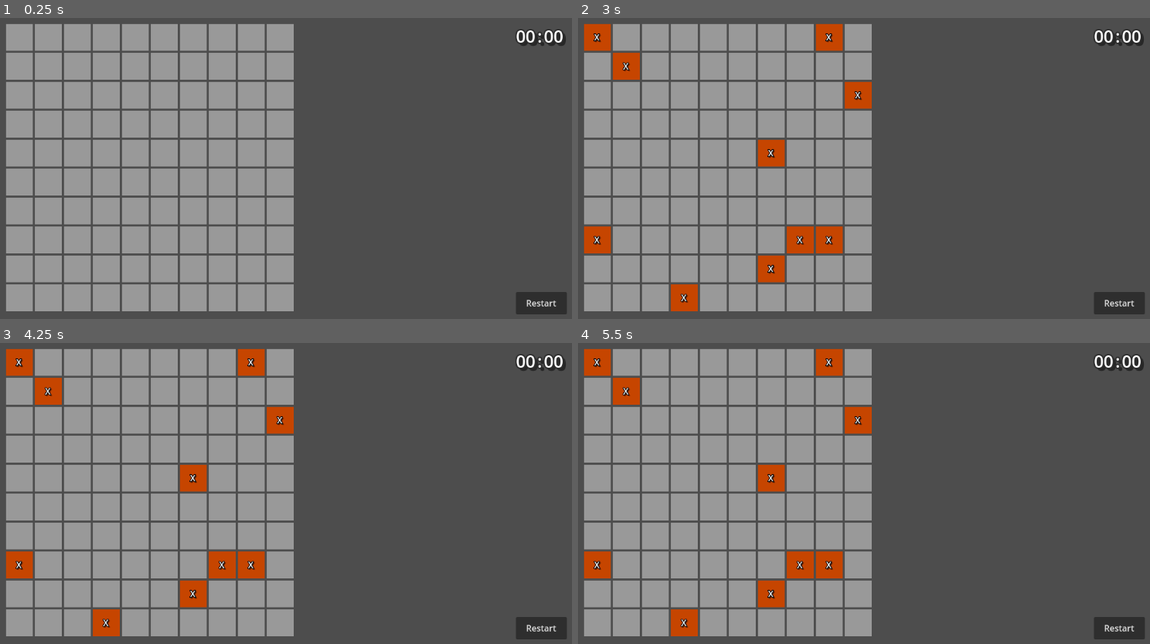
Above: before the commit, frames 1-4 (two rows, left to right).
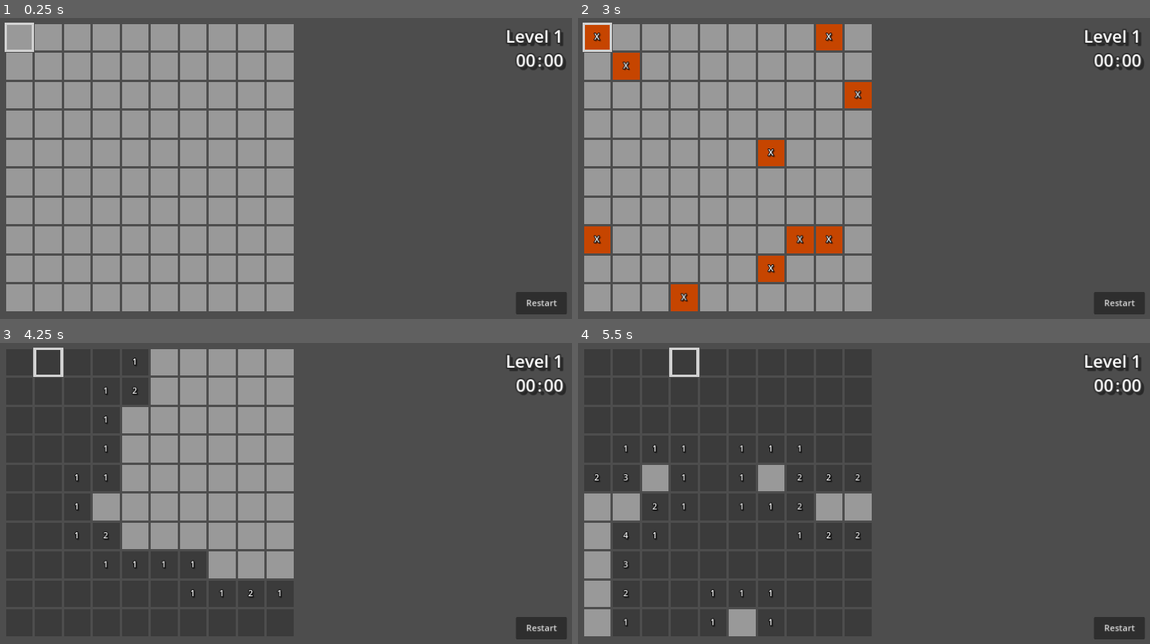
Above: after the commit, the same moments.

Repository: ClovCG/mine-project
Game: Godot game, scene res://Scenes/game.tscn
Two runs of this game, one before a commit and one after it. Both use one fixed random seed, a clock stepped at 60 frames per second and the inputs below.
Inputs (mouse positions are in pixels of both pictures, inside the frame that each line leads up to):
- Up to frame 1 (0.25 s): no input
- Up to frame 2 (3 s): click "Restart" at 0.5 s; click "Restart" at 1.25 s; click "Restart" at 2 s; tap Enter (accept, bound only after the commit) at 2.75, 2.85 s; move the mouse to (595, 36) at 2.77 s; click (595, 36) at 2.92 s
- Up to frame 3 (4.25 s): tap F (set_flag, bound only after the commit) at 3.05, 3.6 s; tap Escape (start, bound only after the commit) at 3.5 s; move the mouse to (45, 361) at 3.52 s; click (45, 361) at 3.67 s; tap Enter (accept, bound only after the commit) at 3.8 s
- Up to frame 4 (5.5 s): tap Enter (accept, bound only after the commit) at 4.25, 4.35, 5.3 s; move the mouse to (658, 361) at 4.27 s; click (658, 361) at 4.42 s; tap F (set_flag, bound only after the commit) at 4.55, 5.1 s; tap Escape (start, bound only after the commit) at 5 s; move the mouse to (686, 361) at 5.02 s; click (686, 361) at 5.17 s

The runs differ from the first frame. In frame 1, 2.0% of the frame differs, in the area x 0-99%, y 1-98%; in frame 2, 2.3%; in frame 3, 27%; in frame 4, 39%, in the area x 1-99%, y 1-98%.

Commit message:
Added keyboard and gamepad support. Added ui scripts

Diff:
--- a/Scenes/PackedScenes/tile.tscn
+++ b/Scenes/PackedScenes/tile.tscn
@@ -11,6 +11,7 @@
 
 [node name="ColorRect" type="ColorRect"]
 custom_minimum_size = Vector2(50, 50)
+focus_mode = 2
 color = Color(0.6, 0.6, 0.6, 1)
 script = ExtResource("1_a8shm")
 
@@ -22,4 +23,16 @@
 horizontal_alignment = 1
 vertical_alignment = 1
 
+[node name="ReferenceRect" type="ReferenceRect" parent="."]
+visible = false
+layout_mode = 0
+offset_right = 50.0
+offset_bottom = 50.0
+mouse_filter = 2
+border_color = Color(0.821789, 0.821789, 0.821789, 1)
+border_width = 5.0
+editor_only = false
+
 [connection signal="gui_input" from="." to="." method="_on_tile_pressed"]
+[connection signal="mouse_entered" from="." to="." method="_on_mouse_entered"]
+[connection signal="mouse_exited" from="." to="." method="_on_mouse_exited"]
--- a/Scenes/game.tscn
+++ b/Scenes/game.tscn
@@ -1,10 +1,12 @@
-[gd_scene load_steps=6 format=3 uid="uid://kty4r1vss8ip"]
+[gd_scene load_steps=8 format=3 uid="uid://kty4r1vss8ip"]
 
 [ext_resource type="Script" path="res://Scripts/Game/game.gd" id="1_it8sk"]
 [ext_resource type="Script" path="res://Scripts/Game/mine_grid.gd" id="2_kcg7k"]
 [ext_resource type="Script" path="res://Scripts/Timer/timer.gd" id="3_7rdib"]
+[ext_resource type="Script" path="res://Scripts/Level/restart_button.gd" id="3_lhsww"]
 [ext_resource type="LabelSettings" uid="uid://dc77krh0acv41" path="res://Resources/UI/timer_label_settings.tres" id="4_5f4hn"]
 [ext_resource type="Script" path="res://Scripts/Timer/timer_ui.gd" id="4_x2sf4"]
+[ext_resource type="Script" path="res://Scripts/Level/level_ui.gd" id="6_aum0h"]
 
 [node name="Game" type="Node2D"]
 script = ExtResource("1_it8sk")
@@ -12,8 +14,10 @@
 [node name="GridContainer" type="GridContainer" parent="."]
 offset_left = 50.0
 offset_top = 50.0
-offset_right = 50.0
-offset_bottom = 50.0
+offset_right = 550.0
+offset_bottom = 550.0
+focus_neighbor_right = NodePath("../Button")
+focus_mode = 2
 columns = 10
 script = ExtResource("2_kcg7k")
 rows = 10
@@ -24,6 +28,7 @@
 offset_right = 1095.0
 offset_bottom = 592.0
 text = "Restart"
+script = ExtResource("3_lhsww")
 
 [node name="IngameTimer" type="Node" parent="."]
 script = ExtResource("3_7rdib")
@@ -32,9 +37,9 @@
 layout_mode = 3
 anchors_preset = 0
 offset_left = 1000.0
-offset_top = 50.0
+offset_top = 95.0
 offset_right = 1100.0
-offset_bottom = 100.0
+offset_bottom = 145.0
 script = ExtResource("4_x2sf4")
 
 [node name="Minutes" type="Label" parent="TimerUI"]
@@ -60,4 +65,14 @@
 text = "00"
 label_settings = ExtResource("4_5f4hn")
 
-[connection signal="pressed" from="Button" to="." method="restart"]
+[node name="Level" type="Label" parent="."]
+offset_left = 935.0
+offset_top = 50.0
+offset_right = 1088.0
+offset_bottom = 95.0
+text = "Level 1"
+label_settings = ExtResource("4_5f4hn")
+horizontal_alignment = 2
+script = ExtResource("6_aum0h")
+
+[connection signal="gui_input" from="Button" to="Button" method="_on_button_pressed"]
--- a/Scripts/Game/game.gd
+++ b/Scripts/Game/game.gd
@@ -7,10 +7,13 @@
 	LOST
 }
 
-@export var flags: int = 10
+@export_range(0, 99) var flags: int = 10
+
+var level: int = 0
 var game_state: GAME_STATE = GAME_STATE.LOADING
 var flags_used: int = 0
 
+# TODO: Add a pause menu -> Continue - Restart - Quit
 
 # Restarts the game/scene
 func restart() -> void:
--- a/Scripts/Game/mine_grid.gd
+++ b/Scripts/Game/mine_grid.gd
@@ -1,17 +1,16 @@
 class_name MineGrid extends GridContainer
 
-@onready var timer: IngameTimer = $"../IngameTimer"
+const tile_scene: PackedScene = preload("res://Scenes/PackedScenes/tile.tscn")
 
 @export var mines: int = 10
 @export var rows: int = 1
 
 var tiles_left: int
 var mine_position: Array[int] = []
-var empty_checked_position: Array[int] = []
 var tiles: Array[Array] = []
 var tiles_dict: Dictionary = {} # "mine_position": MineTile
 
-const tile_scene: PackedScene = preload("res://Scenes/PackedScenes/tile.tscn")
+@onready var timer: IngameTimer = $"../IngameTimer"
 
 # Called when the node enters the scene tree for the first time.
 func _ready() -> void:
@@ -22,12 +21,20 @@
 	tiles_left = rows * self.columns
 
 	# Once everything is reset, set up the new grid
+	mines += Game.level
+	Game.flags = mines
 	set_up()
+
 
 # Called every frame. 'delta' is the elapsed time since the previous frame.
 func _process(_delta: float) -> void:
 	pass
 
+
+func _unhandled_input(event: InputEvent) -> void:
+	if event is InputEventJoypadButton or event is InputEventKey:
+		if InputMap.event_is_action(event, "start"):
+			Game.restart()
 
 func set_up() -> void:
 	# Start preparing the field
@@ -40,6 +47,8 @@
 			tile.pos = tile_pos
 			tiles[row].append(0)
 			tiles_dict[str(tile_pos)] = tile
+
+	tiles_dict["0"].grab_focus()
 
 	# Start setting up the mines
 	for i in self.mines:
--- a/Scripts/Game/mine_tile.gd
+++ b/Scripts/Game/mine_tile.gd
@@ -1,40 +1,46 @@
 class_name MineTile extends ColorRect
 
-@onready var label: Label = $Label
 var grid: MineGrid
-
 var pos: int = 0
 var num: String = ""
 var flagged: bool = false
 var checked: bool = false
 
+@onready var label: Label = $Label
+@onready var outline: ReferenceRect = $ReferenceRect
+
 # Called when the node enters the scene tree for the first time.
 func _ready() -> void:
 	grid = get_parent_control()
 
-
 # Called every frame. 'delta' is the elapsed time since the previous frame.
 func _process(_delta: float) -> void:
-	pass
+	outline.visible = self.has_focus()
 
-# TODO: Modify inputs to allow gamepads as well
+
+func _on_mouse_entered() -> void:
+	outline.visible = true
+	self.grab_focus()
+
+func _on_mouse_exited() -> void:
+	outline.visible = false
+
+
 func _on_tile_pressed(event: InputEvent) -> void:
-	if Game.game_state == Game.GAME_STATE.IN_PROGRESS and event is InputEventMouseButton and event.is_pressed() and not checked:
-		match event.button_index:
-			# Shows the content of the tile as long as there's no flag
-			MOUSE_BUTTON_LEFT:
-				if not flagged:
-					show_tile()
-			# Puts/Removes a flag on the tile
-			MOUSE_BUTTON_RIGHT:
-				if not flagged and Game.flags_used < Game.flags:
-					self.flagged = true
-					Game.flags_used += 1
-					label.text = "?"
-				elif flagged and Game.flags_used > 0:
-					self.flagged = false
-					Game.flags_used -= 1
-					label.text = ""
+	if Game.game_state == Game.GAME_STATE.IN_PROGRESS and event.is_pressed() and not checked:
+		# Shows the content of the tile as long as there's no flag
+		if InputMap.event_is_action(event, "accept") and not flagged:
+			show_tile()
+		# Puts/Removes a flag on the tile
+		elif InputMap.event_is_action(event, "set_flag"):
+			if not flagged and Game.flags_used < Game.flags:
+				self.flagged = true
+				Game.flags_used += 1
+				label.text = "?"
+			elif flagged and Game.flags_used > 0:
+				self.flagged = false
+				Game.flags_used -= 1
+				label.text = ""
 
 # Shows the content of the tile
 func show_tile() -> void:
@@ -48,6 +54,7 @@
 			# Tile has a mine --> Game Over
 			"X":
 				Game.game_state = Game.GAME_STATE.LOST
+				Game.level = 0
 				grid.reveal_mines()
 			# Tile is empty --> Show the adjacent tiles too
 			"":
@@ -56,6 +63,7 @@
 		# Last condition avoids the win when mine is hit with 2 tiles left
 		if grid.tiles_left == grid.mines and Game.game_state != Game.GAME_STATE.LOST:
 			Game.game_state = Game.GAME_STATE.CLEARED
+			Game.level += 1
 			grid.reveal_mines()
 
 	# The conditions below are only true when the game is finished
--- /dev/null
+++ b/Scripts/Level/level_ui.gd
@@ -0,0 +1,11 @@
+class_name LevelUI extends Label
+
+
+# Called when the node enters the scene tree for the first time.
+func _ready() -> void:
+	self.text = "Level " + str(Game.level + 1)
+
+
+# Called every frame. 'delta' is the elapsed time since the previous frame.
+func _process(_delta: float) -> void:
+	pass
--- /dev/null
+++ b/Scripts/Level/restart_button.gd
@@ -0,0 +1,15 @@
+class_name RestartButton extends Button
+
+
+# Called when the node enters the scene tree for the first time.
+func _ready() -> void:
+	pass # Replace with function body.
+
+
+# Called every frame. 'delta' is the elapsed time since the previous frame.
+func _process(_delta: float) -> void:
+	pass
+
+func _on_button_pressed(event: InputEvent) -> void:
+	if event.is_pressed() or InputMap.event_is_action(event, "start"):
+		Game.restart()
--- a/Scripts/Misc/utils.gd
+++ b/Scripts/Misc/utils.gd
@@ -18,3 +18,7 @@
 func print_tiles(tiles: Array[Array], rows: int) -> void:
 	for row in range(rows):
 		print(tiles[row])
+
+# Gets a list of custom actions from the Input Map
+func get_custom_actions() -> Array[StringName]:
+	return InputMap.get_actions().filter(func(action): return !action.contains("ui_"))
--- a/Scripts/Timer/timer.gd
+++ b/Scripts/Timer/timer.gd
@@ -5,7 +5,6 @@
 var mins: int = 0
 var str_secs: String = "0"
 var str_mins: String = "0"
-
 var delta_time: float = 0.0
 var stopped: bool = false
 
--- a/project.godot
+++ b/project.godot
@@ -27,13 +27,27 @@
 [display]
 
 window/stretch/mode="canvas_items"
-window/stretch/scale_mode="integer"
 
 [input]
 
-left_click={
+accept={
 "deadzone": 0.5,
-"events": [Object(InputEventMouseButton,"resource_local_to_scene":false,"resource_name":"","device":-1,"window_id":0,"alt_pressed":false,"shift_pressed":false,"ctrl_pressed":false,"meta_pressed":false,"button_mask":0,"position":Vector2(0, 0),"global_position":Vector2(0, 0),"factor":1.0,"button_index":1,"canceled":false,"pressed":false,"double_click":false,"script":null)
+"events": [Object(InputEventKey,"resource_local_to_scene":false,"resource_name":"","device":-1,"window_id":0,"alt_pressed":false,"shift_pressed":false,"ctrl_pressed":false,"meta_pressed":false,"pressed":false,"keycode":0,"physical_keycode":4194309,"key_label":0,"unicode":0,"location":0,"echo":false,"script":null)
+, Object(InputEventMouseButton,"resource_local_to_scene":false,"resource_name":"","device":0,"window_id":0,"alt_pressed":false,"shift_pressed":false,"ctrl_pressed":false,"meta_pressed":false,"button_mask":0,"position":Vector2(0, 0),"global_position":Vector2(0, 0),"factor":1.0,"button_index":1,"canceled":false,"pressed":false,"double_click":false,"script":null)
+, Object(InputEventJoypadButton,"resource_local_to_scene":false,"resource_name":"","device":0,"button_index":0,"pressure":0.0,"pressed":false,"script":null)
+]
+}
+set_flag={
+"deadzone": 0.5,
+"events": [Object(InputEventKey,"resource_local_to_scene":false,"resource_name":"","device":-1,"window_id":0,"alt_pressed":false,"shift_pressed":false,"ctrl_pressed":false,"meta_pressed":false,"pressed":false,"keycode":0,"physical_keycode":70,"key_label":0,"unicode":102,"location":0,"echo":false,"script":null)
+, Object(InputEventMouseButton,"resource_local_to_scene":false,"resource_name":"","device":0,"window_id":0,"alt_pressed":false,"shift_pressed":false,"ctrl_pressed":false,"meta_pressed":false,"button_mask":2,"position":Vector2(372, 18),"global_position":Vector2(381, 64),"factor":1.0,"button_index":2,"canceled":false,"pressed":true,"double_click":false,"script":null)
+, Object(InputEventJoypadButton,"resource_local_to_scene":false,"resource_name":"","device":0,"button_index":2,"pressure":0.0,"pressed":false,"script":null)
+]
+}
+start={
+"deadzone": 0.5,
+"events": [Object(InputEventKey,"resource_local_to_scene":false,"resource_name":"","device":-1,"window_id":0,"alt_pressed":false,"shift_pressed":false,"ctrl_pressed":false,"meta_pressed":false,"pressed":false,"keycode":0,"physical_keycode":4194305,"key_label":0,"unicode":0,"location":0,"echo":false,"script":null)
+, Object(InputEventJoypadButton,"resource_local_to_scene":false,"resource_name":"","device":0,"button_index":6,"pressure":0.0,"pressed":false,"script":null)
 ]
 }
 
